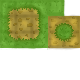
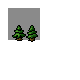
The second 80×80 image is a revision of the first. Changes to its layers:
added layer "Paint Layer 2" above "Paint Layer 1" over [0,0,64,50]
painted on "Paint Layer 1" over [0,0,80,51]